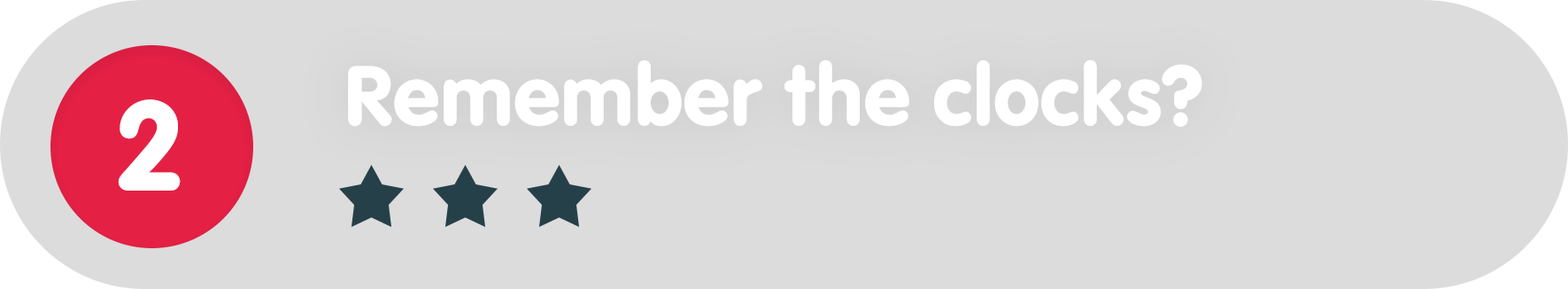
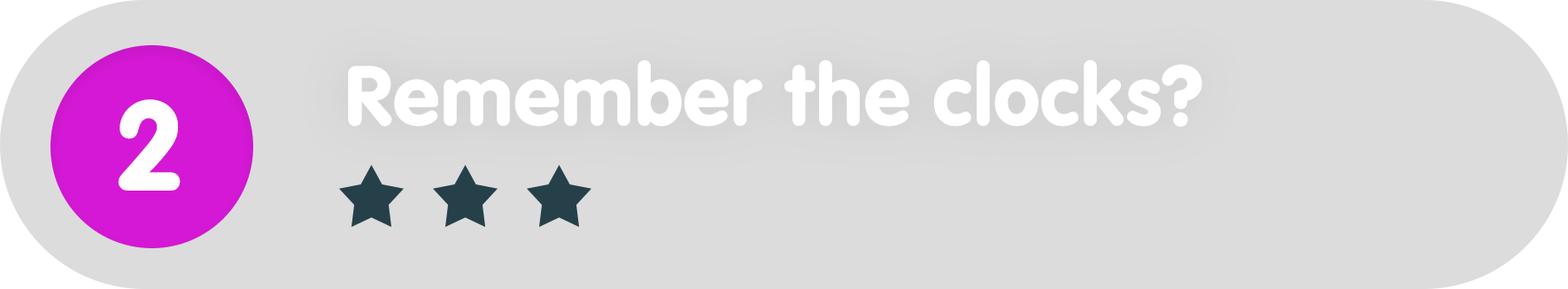
Before/after of a 1568×289 layered artwork. What changed in the layer stack:
painted on "Ellipse_green" over [50, 45, 254, 248]
